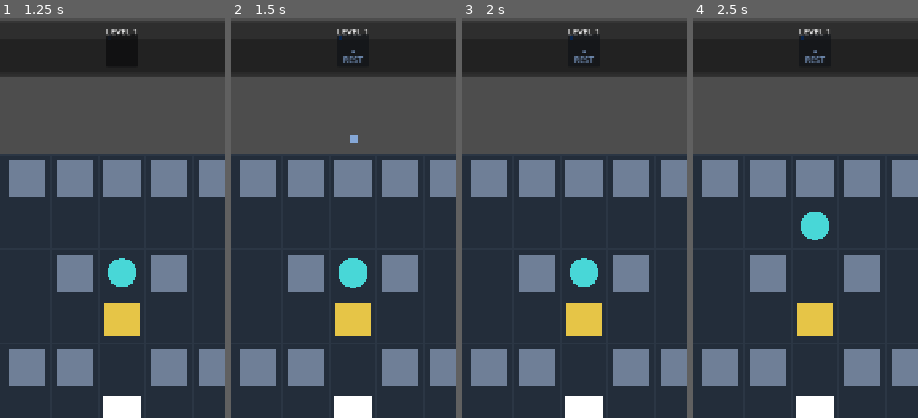
Above: before the commit, frames 1-4 (left to right).
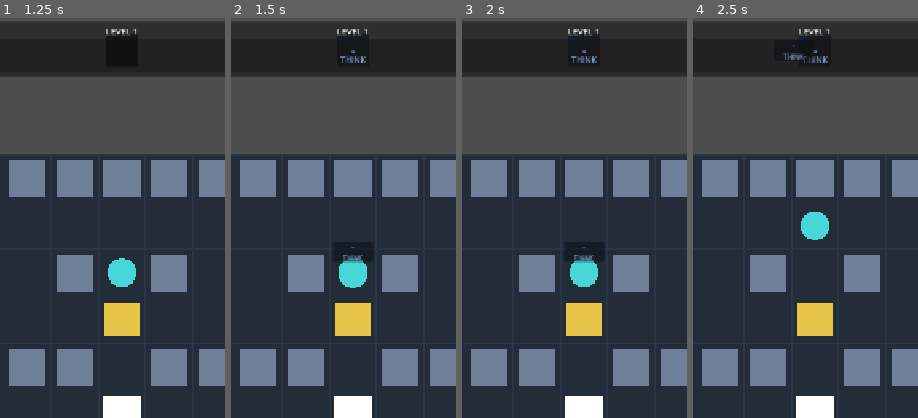
Above: after the commit, the same moments.

Repository: hszqf/Scatterbrain
Game: Godot game, scene res://scenes/app/App.tscn
Two runs of this game, one before a commit and one after it. Both use one fixed random seed, a clock stepped at 60 frames per second and the inputs below.
Inputs:
- Up to frame 1 (1.25 s): click "开始游戏" at 0.5 s
- Up to frame 2 (1.5 s): click "REST" at 1.25 s
- Up to frame 3 (2 s): no input
- Up to frame 4 (2.5 s): click "UP" at 2 s
The pictures show only the part of the screen within x 23-73%, y 0-50%; the shares and areas given below are measured in that part.

Frame 1 is identical in both runs. In frame 2, 0.4% of the frame differs, in the area x 45-63%, y 9-62%; in frame 3, 0.4%; in frame 4, 0.3%.

Commit message:
Reverse memory queue presentation flow and incoming action badges

Diff:
--- a/scripts/game/memory_queue_view.gd
+++ b/scripts/game/memory_queue_view.gd
@@ -7,11 +7,18 @@
 @export var evict_drop_pixels: float = 14.0
 @export var evict_scale: float = 1.24
 @export var evict_duration: float = 0.34
+@export var evict_hold_duration: float = 0.5
 @export var append_pop_scale: float = 1.2
 @export var append_duration: float = 0.3
 @export var incoming_fx_duration: float = 0.5
 @export var incoming_fx_size: float = 14.0
 @export var incoming_fx_end_scale: float = 0.72
+@export var incoming_pop_height: float = 34.0
+@export var incoming_pop_duration: float = 0.18
+@export var incoming_hold_before_launch: float = 0.5
+@export var incoming_hold_at_lane: float = 0.5
+@export var lane_left_padding: float = 34.0
+@export var lane_right_padding: float = 34.0
 @export var settle_duration: float = 0.16
 @export var focus_scale: float = 1.3
 @export var focus_in_duration: float = 0.15
@@ -27,7 +34,7 @@
 var _displayed_entries: Array[ChangeRecord] = []
 var _displayed_capacity: int = 0
 var _displayed_obsession_capacity: int = 0
-var _incoming_fx_nodes: Array[ColorRect] = []
+var _incoming_fx_nodes: Array[Control] = []
 
 
 func _ready() -> void:
@@ -68,14 +75,19 @@
 	var evict_count: int = mini(evicted_changes.size(), _slot_nodes.size())
 	if evict_count == 0:
 		return
+	if evict_hold_duration > 0.0:
+		await get_tree().create_timer(evict_hold_duration).timeout
 	var tween: Tween = create_tween()
 	tween.set_parallel(true)
+	var right_lane: Vector2 = _incoming_lane_right_point()
 	for i: int in range(evict_count):
-		var slot: Panel = _slot_nodes[i]
+		var slot_index: int = _slot_nodes.size() - 1 - i
+		var slot: Panel = _slot_nodes[slot_index]
 		if slot == null:
 			continue
 		slot.pivot_offset = slot.size * 0.5
-		tween.tween_property(slot, "position:y", slot.position.y + evict_drop_pixels, evict_duration)
+		var lane_target_x: float = right_lane.x - slot.size.x * 0.5 + float(i) * 4.0
+		tween.tween_property(slot, "position:x", lane_target_x + evict_drop_pixels, evict_duration)
 		tween.tween_property(slot, "scale", Vector2(evict_scale, evict_scale), evict_duration)
 		tween.tween_property(slot, "modulate:a", 0.0, evict_duration)
 	await tween.finished
@@ -84,10 +96,10 @@
 func animate_appended_changes(appended_changes: Array[ChangeRecord]) -> void:
 	if appended_changes.is_empty() or _slot_nodes.is_empty():
 		return
-	var start_index: int = maxi(0, _slot_nodes.size() - appended_changes.size())
+	var end_index: int = mini(appended_changes.size(), _slot_nodes.size())
 	var tween: Tween = create_tween()
 	tween.set_parallel(true)
-	for i: int in range(start_index, _slot_nodes.size()):
+	for i: int in range(0, end_index):
 		var slot: Panel = _slot_nodes[i]
 		if slot == null:
 			continue
@@ -152,7 +164,7 @@
 
 
 func play_focus_on_slot(slot_index: int, beat_duration: float = 1.0) -> void:
-	var slot: Panel = _slot_at(slot_index)
+	var slot: Panel = _slot_for_queue_index(slot_index)
 	if slot == null:
 		if beat_duration > 0.0:
 			await get_tree().create_timer(beat_duration).timeout
@@ -167,7 +179,7 @@
 
 
 func begin_focus_on_slot(slot_index: int) -> void:
-	var slot: Panel = _slot_at(slot_index)
+	var slot: Panel = _slot_for_queue_index(slot_index)
 	if slot == null:
 		return
 	_last_animation_trace.append("queue:focus:%d:start" % slot_index)
@@ -181,7 +193,7 @@
 
 
 func end_focus_on_slot(slot_index: int) -> void:
-	var slot: Panel = _slot_at(slot_index)
+	var slot: Panel = _slot_for_queue_index(slot_index)
 	if slot == null:
 		return
 	_last_animation_trace.append("queue:focus:%d:end" % slot_index)
@@ -203,24 +215,37 @@
 	render_queue(current_entries, capacity, obsession_capacity)
 	await get_tree().process_frame
 	var target_index: int = resolve_incoming_slot_index(current_entries, capacity)
-	var target_slot: Panel = _slot_at(target_index)
+	var target_slot: Panel = _slot_at_display(target_index)
 	if target_slot == null:
 		return
 	var target_global: Vector2 = target_slot.get_global_rect().get_center()
-	var particle: ColorRect = ColorRect.new()
-	particle.mouse_filter = Control.MOUSE_FILTER_IGNORE
-	particle.size = Vector2.ONE * maxf(incoming_fx_size, 1.0)
-	particle.pivot_offset = particle.size * 0.5
-	particle.color = _slot_color(change)
-	particle.position = _to_local_canvas(source_global_pos) - particle.pivot_offset
+	var left_lane: Vector2 = _incoming_lane_left_point()
+	var particle: Control = _build_incoming_badge(change)
+	particle.position = _to_local_canvas(source_global_pos) - particle.size * 0.5
 	add_child(particle)
 	_incoming_fx_nodes.append(particle)
+
+	var source_local: Vector2 = _to_local_canvas(source_global_pos)
+	var popped_local: Vector2 = source_local + Vector2(0.0, -maxf(incoming_pop_height, 0.0))
+	var pop_time: float = maxf(incoming_pop_duration, 0.01)
+	var pop_tween: Tween = create_tween()
+	pop_tween.tween_property(particle, "position", popped_local - particle.size * 0.5, pop_time).set_trans(Tween.TRANS_BACK).set_ease(Tween.EASE_OUT)
+	await pop_tween.finished
+	if incoming_hold_before_launch > 0.0:
+		await get_tree().create_timer(incoming_hold_before_launch).timeout
+
 	var travel_time: float = maxf(incoming_fx_duration, 0.14)
-	var tween: Tween = create_tween()
-	tween.set_parallel(true)
-	tween.tween_property(particle, "position", _to_local_canvas(target_global) - particle.pivot_offset, travel_time).set_trans(Tween.TRANS_QUAD).set_ease(Tween.EASE_OUT)
-	tween.tween_property(particle, "scale", Vector2.ONE * incoming_fx_end_scale, travel_time)
-	await tween.finished
+	var lane_tween: Tween = create_tween()
+	lane_tween.tween_property(particle, "position", left_lane - particle.size * 0.5, travel_time).set_trans(Tween.TRANS_QUAD).set_ease(Tween.EASE_OUT)
+	await lane_tween.finished
+	if incoming_hold_at_lane > 0.0:
+		await get_tree().create_timer(incoming_hold_at_lane).timeout
+
+	var target_tween: Tween = create_tween()
+	target_tween.set_parallel(true)
+	target_tween.tween_property(particle, "position", _to_local_canvas(target_global) - particle.size * 0.5, travel_time).set_trans(Tween.TRANS_QUAD).set_ease(Tween.EASE_OUT)
+	target_tween.tween_property(particle, "scale", Vector2.ONE * incoming_fx_end_scale, travel_time)
+	await target_tween.finished
 	particle.queue_free()
 	_incoming_fx_nodes.erase(particle)
 
@@ -228,12 +253,7 @@
 func resolve_incoming_slot_index(current_entries: Array[ChangeRecord], capacity: int) -> int:
 	if capacity <= 0:
 		return -1
-	for i: int in range(capacity):
-		if i >= current_entries.size():
-			return i
-		if current_entries[i] == null:
-			return i
-	return capacity - 1
+	return mini(current_entries.size(), capacity - 1)
 
 
 func _rebuild_slots(entries: Array[ChangeRecord], capacity: int) -> void:
@@ -241,9 +261,9 @@
 		child.queue_free()
 	_slot_nodes.clear()
 	_slot_base_modulates.clear()
+	var display_entries: Array[ChangeRecord] = _to_display_entries(entries, capacity)
 	for i: int in range(capacity):
-		var has_entry: bool = i < entries.size()
-		var slot: Panel = _build_slot(entries[i] if has_entry else null)
+		var slot: Panel = _build_slot(display_entries[i])
 		_slots_container.add_child(slot)
 		_slot_nodes.append(slot)
 		_slot_base_modulates.append(slot.modulate)
@@ -314,9 +334,9 @@
 		return ""
 	match entry.type:
 		ChangeRecord.ChangeType.POSITION:
-			return _direction_arrow(entry.move_delta)
+			return "PUSH %s" % _direction_arrow(entry.move_delta)
 		ChangeRecord.ChangeType.EMPTY:
-			return "REST"
+			return "THINK"
 		ChangeRecord.ChangeType.GHOST:
 			return "GHOST"
 		_:
@@ -354,20 +374,6 @@
 	return appended
 
 
-func _slot_symbol(entry: ChangeRecord) -> String:
-	if entry == null:
-		return "-"
-	match entry.type:
-		ChangeRecord.ChangeType.POSITION:
-			return "POS"
-		ChangeRecord.ChangeType.EMPTY:
-			return "EMP"
-		ChangeRecord.ChangeType.GHOST:
-			return "GST"
-		_:
-			return "?"
-
-
 func _slot_color(entry: ChangeRecord) -> Color:
 	if entry == null:
 		return Color("586273")
@@ -396,10 +402,20 @@
 			return Color("3b4555")
 
 
-func _slot_at(slot_index: int) -> Panel:
-	if slot_index < 0 or slot_index >= _slot_nodes.size():
+func _slot_for_queue_index(queue_index: int) -> Panel:
+	return _slot_at_display(_display_index_for_queue_index(queue_index))
+
+
+func _slot_at_display(display_index: int) -> Panel:
+	if display_index < 0 or display_index >= _slot_nodes.size():
 		return null
-	return _slot_nodes[slot_index]
+	return _slot_nodes[display_index]
+
+
+func _display_index_for_queue_index(queue_index: int) -> int:
+	if queue_index < 0 or queue_index >= _displayed_entries.size():
+		return -1
+	return _displayed_entries.size() - 1 - queue_index
 
 
 func _base_modulate_for_slot(slot: Panel) -> Color:
@@ -418,5 +434,76 @@
 	_slot_focus_tweens.erase(slot_index)
 
 
+func _incoming_lane_left_point() -> Vector2:
+	if _slot_nodes.is_empty():
+		return _to_local_canvas(global_position)
+	var first_center: Vector2 = _to_local_canvas(_slot_nodes[0].get_global_rect().get_center())
+	return first_center + Vector2(-maxf(lane_left_padding, 0.0), 0.0)
+
+
+func _incoming_lane_right_point() -> Vector2:
+	if _slot_nodes.is_empty():
+		return _to_local_canvas(global_position)
+	var last_center: Vector2 = _to_local_canvas(_slot_nodes[_slot_nodes.size() - 1].get_global_rect().get_center())
+	return last_center + Vector2(maxf(lane_right_padding, 0.0), 0.0)
+
+
+func _to_display_entries(entries: Array[ChangeRecord], capacity: int) -> Array[ChangeRecord]:
+	var display_entries: Array[ChangeRecord] = []
+	display_entries.resize(capacity)
+	for i: int in range(capacity):
+		display_entries[i] = null
+	var occupied: int = mini(entries.size(), capacity)
+	for i: int in range(occupied):
+		display_entries[i] = entries[entries.size() - 1 - i]
+	return display_entries
+
+
+func _build_incoming_badge(change: ChangeRecord) -> Control:
+	var badge := Panel.new()
+	badge.mouse_filter = Control.MOUSE_FILTER_IGNORE
+	badge.custom_minimum_size = Vector2(maxf(incoming_fx_size * 4.6, 44.0), maxf(incoming_fx_size * 2.3, 24.0))
+	badge.size = badge.custom_minimum_size
+	badge.pivot_offset = badge.size * 0.5
+	badge.modulate = _slot_color(change)
+	var vbox := VBoxContainer.new()
+	vbox.anchor_right = 1.0
+	vbox.anchor_bottom = 1.0
+	vbox.offset_left = 4.0
+	vbox.offset_top = 1.0
+	vbox.offset_right = -4.0
+	vbox.offset_bottom = -1.0
+	vbox.alignment = BoxContainer.ALIGNMENT_CENTER
+	vbox.add_theme_constant_override("separation", 0)
+	badge.add_child(vbox)
+
+	var subject := Label.new()
+	subject.horizontal_alignment = HORIZONTAL_ALIGNMENT_CENTER
+	subject.add_theme_font_size_override("font_size", 13)
+	subject.text = _slot_object_symbol(change)
+	vbox.add_child(subject)
+
+	var action := Label.new()
+	action.horizontal_alignment = HORIZONTAL_ALIGNMENT_CENTER
+	action.add_theme_font_size_override("font_size", 10)
+	action.text = _incoming_action_text(change)
+	vbox.add_child(action)
+	return badge
+
+
+func _incoming_action_text(change: ChangeRecord) -> String:
+	if change == null:
+		return ""
+	match change.type:
+		ChangeRecord.ChangeType.POSITION:
+			return "PUSH %s" % _direction_arrow(change.move_delta)
+		ChangeRecord.ChangeType.EMPTY:
+			return "THINK"
+		ChangeRecord.ChangeType.GHOST:
+			return "GHOSTIFY"
+		_:
+			return "CHANGE"
+
+
 func _to_local_canvas(global_point: Vector2) -> Vector2:
 	return get_global_transform_with_canvas().affine_inverse() * global_point
